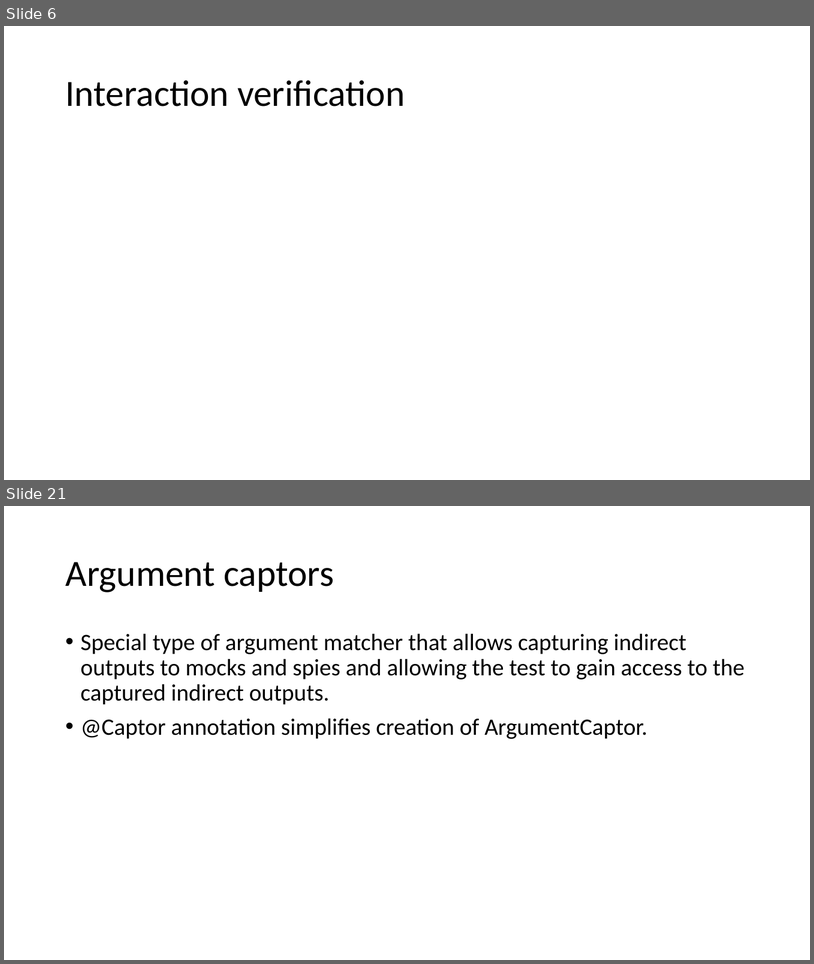
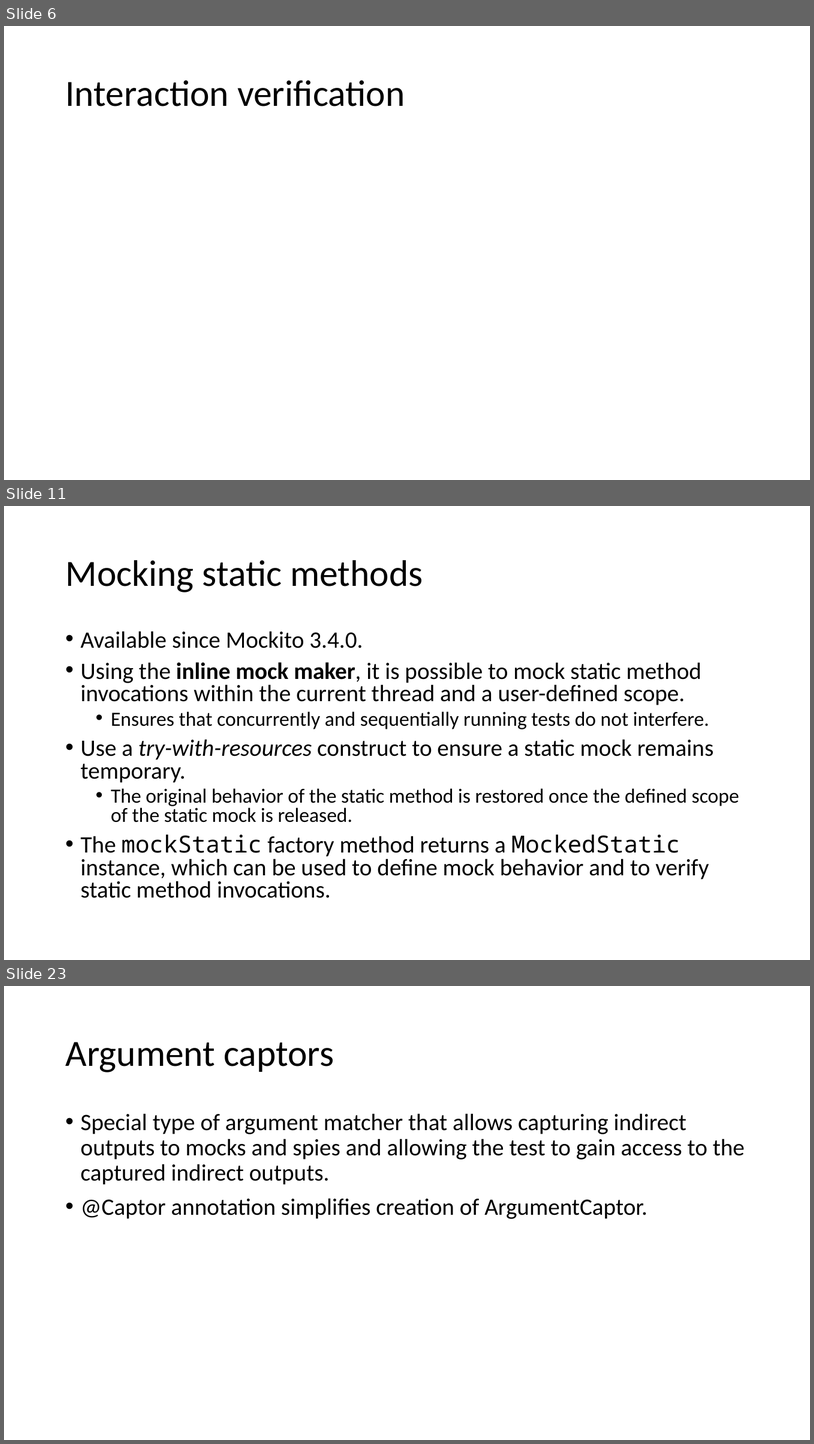
Before and after one commit to cebartling/test-driven, a slide deck: presentations/Introduction to Mockito.pptx. Shown one above the other, each under a label of ours: slides 6 and 21 before the commit, slides 6, 11 and 23 after it; the slides between them are not shown. The pictures are 814x964 and 814x1444 pixels, drawn with LibreOffice and Linux fonts; fonts in the diff are those of the drawing. Boxes give left, top, right and bottom in pixels: in the first picture for what was removed or moved away, otherwise in the second. Text is boxed around its words. In the diff, an @@ line names an element or a change of style, - is before the commit and + after.

Commit message:
Introduction to Mockito presentation updates

```diff
--- a/presentations/Introduction to Mockito.pptx
+++ b/presentations/Introduction to Mockito.pptx
@@ slide 11 added at bbox=[4, 506, 810, 960], background #FFFFFF @@
@@ title added at bbox=[65, 560, 423, 592], 44 pt, text #000000 @@
+Mocking static methods
@@ text added at bbox=[81, 631, 740, 898], 28 pt, text #000000 @@
+• Available since Mockito 3.4.0.
+• Using the inline mock maker, it is possible to mock static method invocations within the current thread and a user-defined scope.
+  • Ensures that concurrently and sequentially running tests do not interfere.
+• Use a try-with-resources construct to ensure a static mock remains temporary.
+  • The original behavior of the static method is restored once the defined scope of the static mock is released.
+• The mockStatic factory method returns a MockedStatic instance, which can be used to define mock behavior and to verify static method invocations.
@@ what was slide 21 is now slide 23 @@
```
Also in this commit, not shown: 3 slides changed, 5 other slides added, 4 slides removed.
